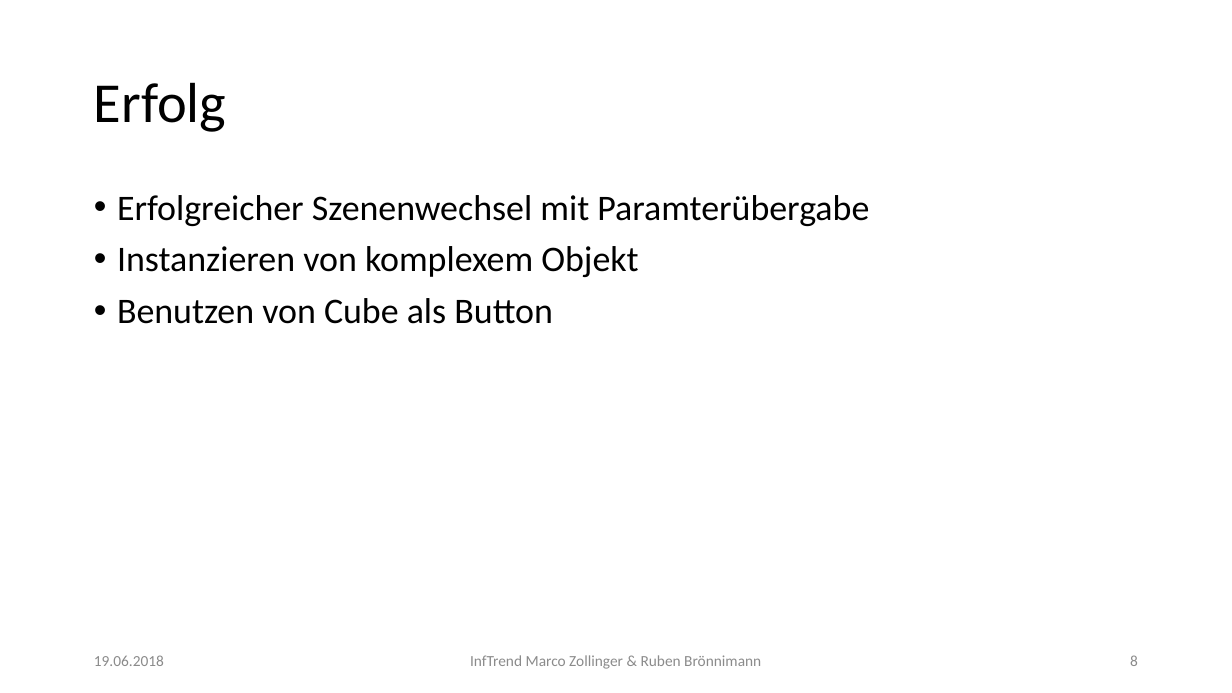
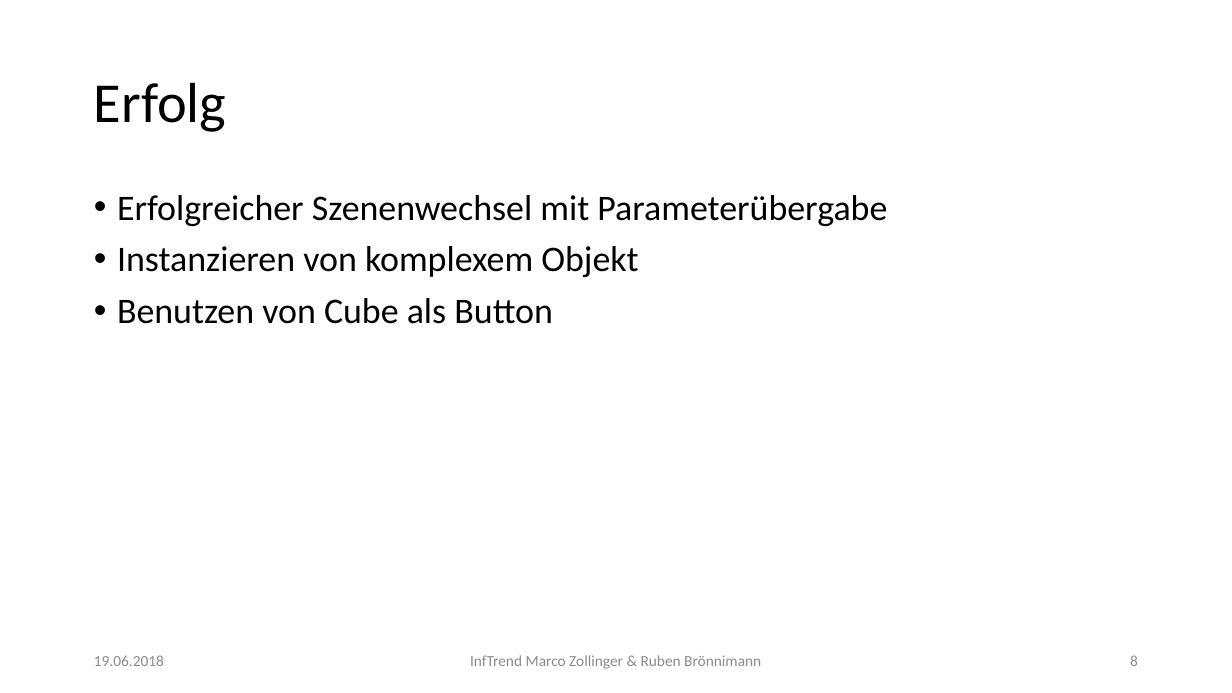
Before and after one commit to mzollin/xenophile, a slide deck: slide 8 of Xenophile.pptx. Drawn at 1232x693 pixels with LibreOffice and Linux fonts; fonts in the diff are those of the drawing. Boxes give left, top, right and bottom in pixels: in the first picture for what was removed or moved away, otherwise in the second. Text is boxed around its words. In the diff, an @@ line names an element or a change of style, - is before the commit and + after.

Commit message:
some grammar fixes

```diff
--- a/Xenophile.pptx
+++ b/Xenophile.pptx
@@ text at <box>117,195,887,226</box>: text changed @@
-• Erfolgreicher Szenenwechsel mit Paramterübergabe
+• Erfolgreicher Szenenwechsel mit Parameterübergabe
```
Also in this commit, not shown: 2 other slides changed.
